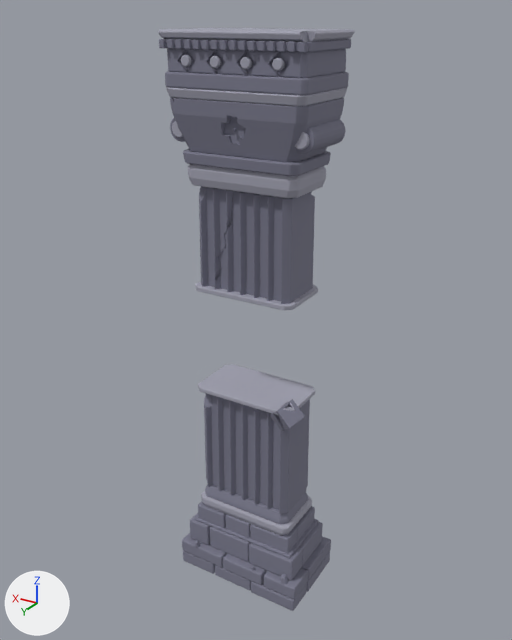
One commit to the glTF model godot/art/models/SM_Cripta_Pilastra.glb: the scene before it, then after it.
The view is the same before and after, from a 50 mm camera at (-3.15, 5.25, 5.5) aimed at (0.04, -0.05, 2.85). Lighting does not change. The marker at lower left points along +X, +Y and +Z. The picture after the commit comes second. Objects named as collision shapes, trigger or cutter boxes, shadow casters or lower levels of detail are left out. Vertices at exactly the same position are counted once.

The first picture shows 'SM_Cripta_Pilastra'.
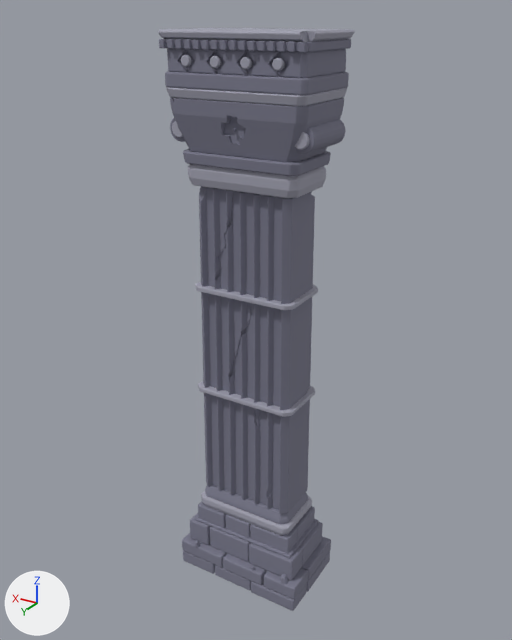
Diff of the bpy script that builds the scene:
```diff
--- a/godot/art/models/SM_Cripta_Pilastra.glb.py
+++ b/godot/art/models/SM_Cripta_Pilastra.glb.py
@@ me_cube @@
 # used by ob_sm_cripta_pilastra; location = (0.0, 0.0, 0.0)
-me_cube.from_pydata(...)  # 4957 vertices, 9647 faces; spans x -0.7..0.7, y -0.43..0.43, z 0.0..5.4
+me_cube.from_pydata(...)  # 5569 vertices, 10868 faces; spans x -0.7..0.7, y -0.43..0.43, z 0.0..5.4
+# me_cube part 1: a new loose piece of 613 vertices spanning x -0.48..0.48, y -0.27..0.27, z 2.15..3.18, in mat_m_pedraescura (grey #7c7c8e)
+# me_cube part 2: 11 vertices moved from x -0.49..0.49, y -0.27..0.27, z 1.0..2.13 to x -0.48..0.49, y -0.27..0.27, z 1.0..2.13; 145 vertices removed from x -0.66..0.49, y -0.27..0.41, z 1.0..2.3; 144 vertices added at x -0.49..0.49, y -0.27..0.27, z 1.0..2.13
 me_cube.materials.append(mat_m_pedraescura)
```

What differs and where, as boxes [x1, y1, x2, y2] in the pictures (512 x 640 px; the box of a moved part takes in the faces that stretch with it):
part 1 of me_cube, added
    after: [201, 292, 312, 410]
part 2 of me_cube, moved or reshaped
    both: [204, 393, 310, 514]
